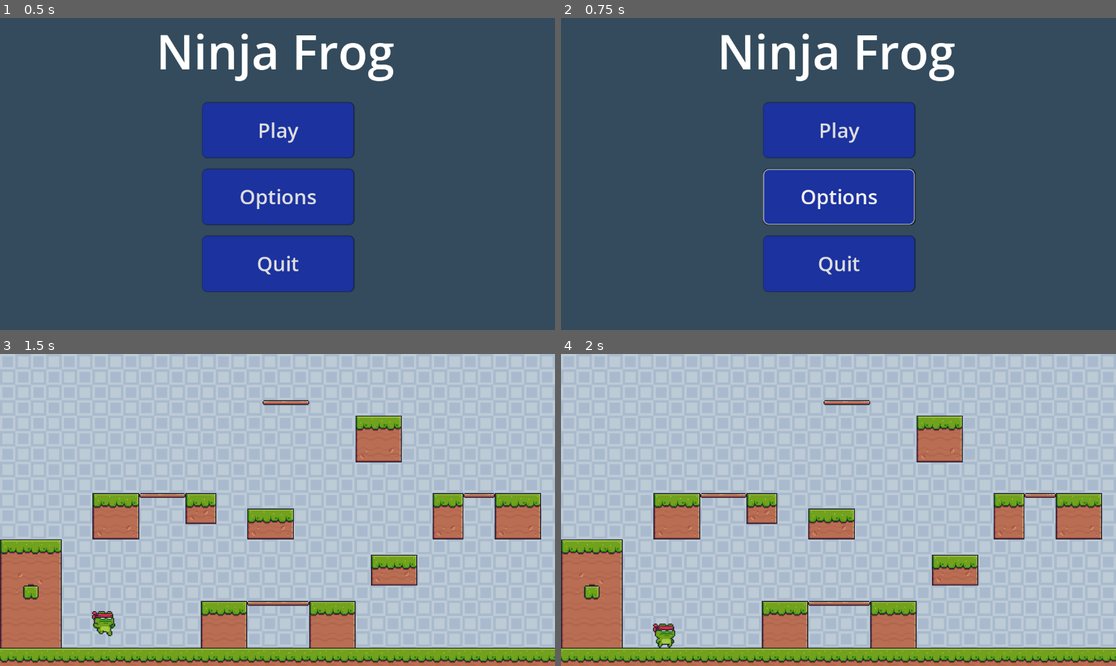
Above: before the commit, frames 1-4 (two rows, left to right).
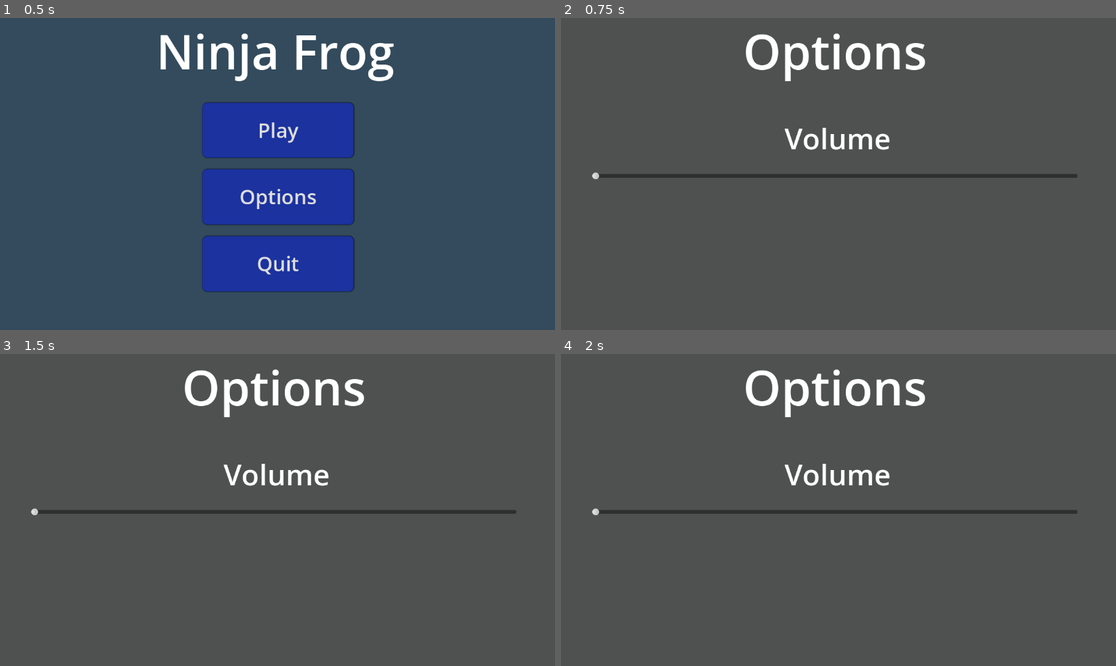
Above: after the commit, the same moments.

Repository: raidoon/godot-ninja_frog
Game: Godot game, scene res://scenes/main_menu.tscn
The game is run twice, just before and just after one commit, with the same random seed, the same clock (stepped at 60 frames per second) and the same inputs.
Inputs:
- Up to frame 1 (0.5 s): no input
- Up to frame 2 (0.75 s): click "Options" at 0.5 s
- Up to frame 3 (1.5 s): click "Play" at 1.25 s
- Up to frame 4 (2 s): no input

Frame 1 is identical in both runs. In frame 2, 99% of the frame differs, in the area x 0-100%, y 0-100%; in frame 3, 100%; in frame 4, 100%.

Commit message:
3 functional buttons added

Diff:
--- a/scenes/main_menu.tscn
+++ b/scenes/main_menu.tscn
@@ -1,9 +1,10 @@
-[gd_scene load_steps=5 format=3 uid="uid://tq6k262qdwhh"]
+[gd_scene load_steps=6 format=3 uid="uid://tq6k262qdwhh"]
 
 [ext_resource type="Script" path="res://scripts/main_menu_buttons.gd" id="1_6cibb"]
 [ext_resource type="StyleBox" uid="uid://bl23oybyyrf6a" path="res://theme/selected_button.tres" id="1_wc8rn"]
 [ext_resource type="StyleBox" uid="uid://bl5lbqxfh5t3m" path="res://theme/non_selected_button.tres" id="2_ft88h"]
 [ext_resource type="PackedScene" uid="uid://daplqh8flmap5" path="res://LEVELS/level_1.tscn" id="2_hxdgq"]
+[ext_resource type="PackedScene" uid="uid://dcaqpmvogjoc4" path="res://scenes/options_menu.tscn" id="3_sf0p5"]
 
 [node name="MainMenu" type="Control"]
 layout_mode = 3
@@ -38,6 +39,7 @@
 theme_override_constants/separation = 24
 script = ExtResource("1_6cibb")
 sceneToLoad = ExtResource("2_hxdgq")
+optionsMenu = ExtResource("3_sf0p5")
 
 [node name="play_button" type="Button" parent="MainMenuButtons"]
 layout_mode = 2
@@ -88,3 +90,5 @@
 text = "Ninja Frog"
 
 [connection signal="pressed" from="MainMenuButtons/play_button" to="MainMenuButtons" method="_on_play_button_pressed"]
+[connection signal="pressed" from="MainMenuButtons/options_button" to="MainMenuButtons" method="_on_options_button_pressed"]
+[connection signal="pressed" from="MainMenuButtons/quit_button" to="MainMenuButtons" method="_on_quit_button_pressed"]
--- /dev/null
+++ b/scenes/options_menu.tscn
@@ -0,0 +1,57 @@
+[gd_scene format=3 uid="uid://dcaqpmvogjoc4"]
+
+[node name="options_menu" type="Control"]
+layout_mode = 3
+anchors_preset = 15
+anchor_right = 1.0
+anchor_bottom = 1.0
+grow_horizontal = 2
+grow_vertical = 2
+
+[node name="ColorRect" type="ColorRect" parent="."]
+layout_mode = 1
+anchors_preset = 15
+anchor_right = 1.0
+anchor_bottom = 1.0
+grow_horizontal = 2
+grow_vertical = 2
+color = Color(0.306557, 0.317242, 0.314632, 1)
+
+[node name="options_label" type="RichTextLabel" parent="."]
+layout_mode = 1
+anchors_preset = 5
+anchor_left = 0.5
+anchor_right = 0.5
+offset_left = -198.0
+offset_right = 198.0
+offset_bottom = 160.0
+grow_horizontal = 2
+theme_override_font_sizes/normal_font_size = 100
+text = "Options"
+
+[node name="volume_label" type="RichTextLabel" parent="."]
+layout_mode = 1
+anchors_preset = 5
+anchor_left = 0.5
+anchor_right = 0.5
+offset_left = -112.0
+offset_top = 208.0
+offset_right = 112.0
+offset_bottom = 312.0
+grow_horizontal = 2
+theme_override_font_sizes/normal_font_size = 60
+text = "Volume"
+
+[node name="music_slider" type="HSlider" parent="."]
+layout_mode = 1
+anchors_preset = 8
+anchor_left = 0.5
+anchor_top = 0.5
+anchor_right = 0.5
+anchor_bottom = 0.5
+offset_left = -512.0
+offset_top = -20.0
+offset_right = 496.0
+offset_bottom = 28.0
+grow_horizontal = 2
+grow_vertical = 2
--- a/scripts/main_menu_buttons.gd
+++ b/scripts/main_menu_buttons.gd
@@ -1,6 +1,7 @@
 extends VBoxContainer
 
 @export var sceneToLoad : PackedScene
+@export var optionsMenu : PackedScene
 
 # Called when the node enters the scene tree for the first time.
 func _ready():
@@ -14,3 +15,12 @@
 
 func _on_play_button_pressed():
 	get_tree().change_scene_to_packed(sceneToLoad)
+
+
+func _on_options_button_pressed():
+	var optionsMenuInstance = optionsMenu.instantiate()
+	get_tree().root.get_node("MainMenu").add_child(optionsMenuInstance)
+
+
+func _on_quit_button_pressed():
+	get_tree().quit()
Not shown, changed: docs/index.html
Not shown, changed: docs/index.pck
